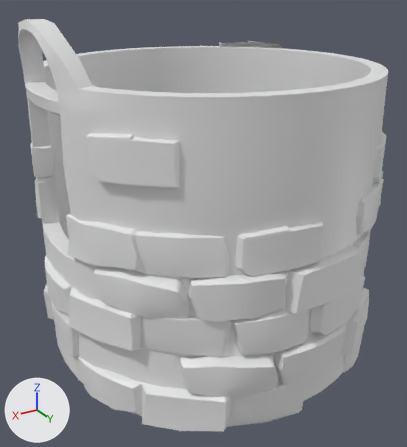
One commit to the OBJ model Assets/ART/Models/Environment/Foresthut/Testhut.obj: the scene before it, then after it.
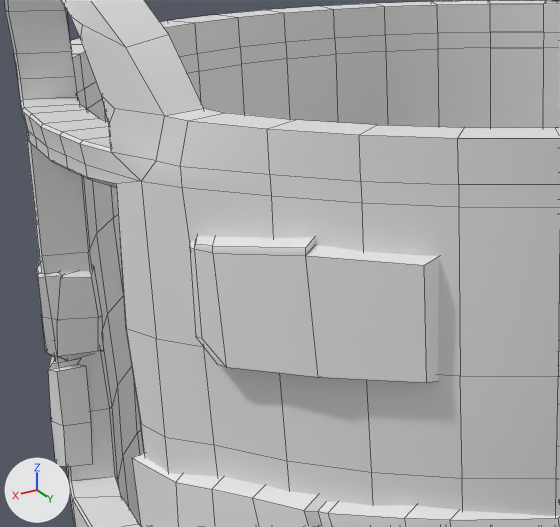
Old and new are each drawn whole from a 50 mm lens placed at (2.04, 3.23, -0.96), pointed at (0.14, 0.06, -2.54) and again close up on the part from 4% to 55% of the width and 10% to 54% of the height. The axes (+X, +Y, +Z) are drawn at lower left. The lights are the same throughout. The first two pictures are the older version. The close-ups show mesh edges as thin lines. Where no turn or scale is listed for an object, it has been applied to the vertices. Vertices at exactly the same position are counted once.

In view in the first close-up: 'Testhut'.
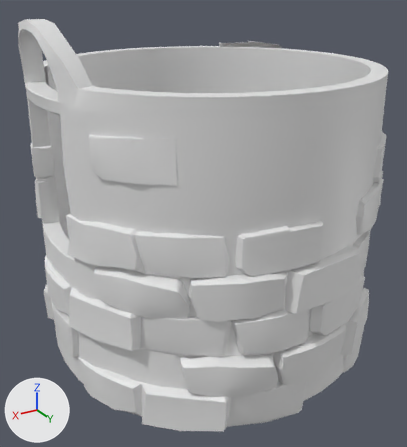
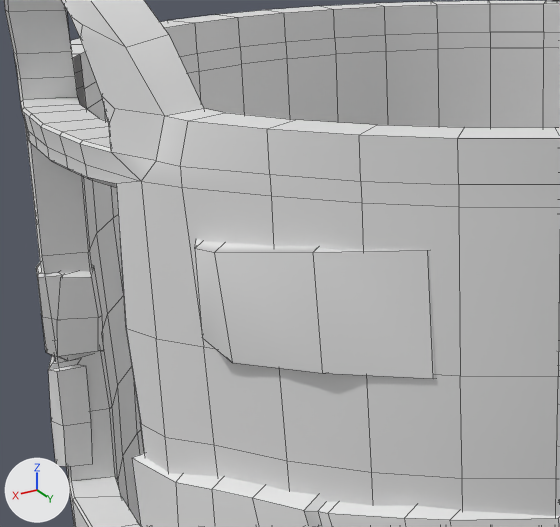
Location of each change, (x1, y1, x2, y2) in pixels of the close-ups (560 x 527 px; the box of a moved part takes in the faces that stretch with it):
part 1 of me_testhut, moved or reshaped
    before: (73, 54, 439, 383)
    after: (195, 239, 435, 379)

Diff of the bpy script that builds the scene:
```diff
--- a/Assets/ART/Models/Environment/Foresthut/Testhut.obj.py
+++ b/Assets/ART/Models/Environment/Foresthut/Testhut.obj.py
@@ me_testhut @@
 # used by ob_testhut; location = (0.0, 0.0, 0.0)
-me_testhut.from_pydata(...)  # 2199 vertices, 1925 faces; spans x -1.14..1.25, y -1.24..1.21, z -3.43..-1.15
+me_testhut.from_pydata(...)  # 2198 vertices, 1913 faces; spans x -1.14..1.25, y -1.24..1.21, z -3.43..-1.15
+# me_testhut part 1
+# 1 vertex is removed from x 1.02, y -0.42, z -1.54
+# 12 faces are deleted
+# 4 vertices in x 1.08..1.11, y 0.53..0.57, z -1.9..-1.67 move by (-0.03, -0.03, 0.0)
+# 12 vertices move from x 0.74..1.08, y 0.58..0.89, z -1.91..-1.64 to x 0.71..1.06, y 0.55..0.88, z -1.91..-1.64
```
